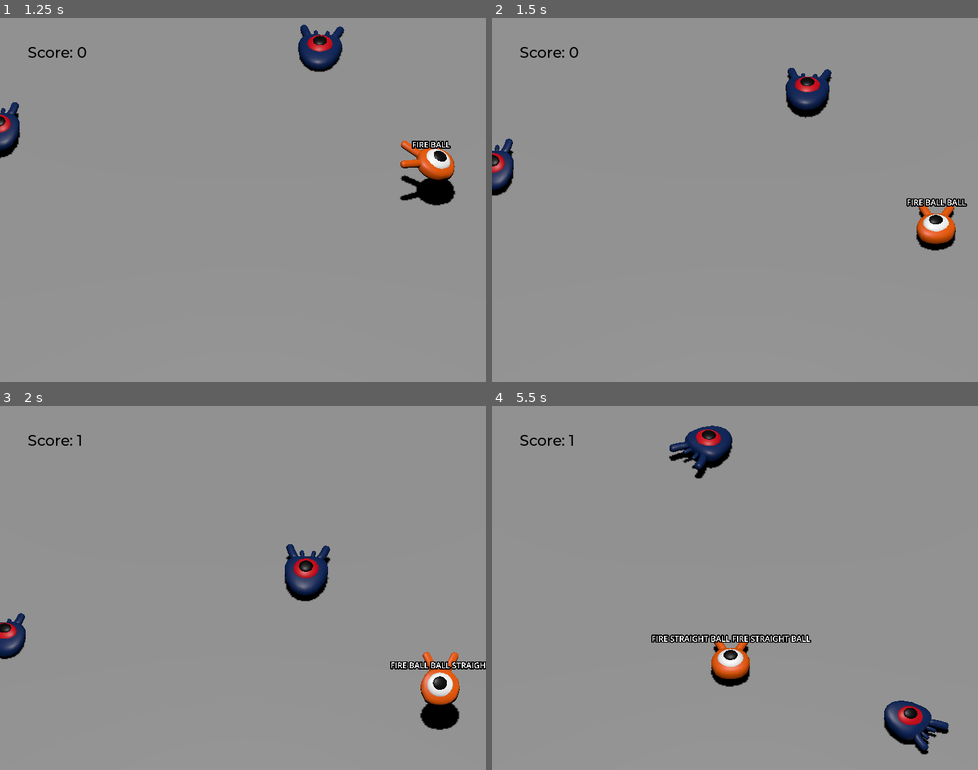
Above: before the commit, frames 1-4 (two rows, left to right).
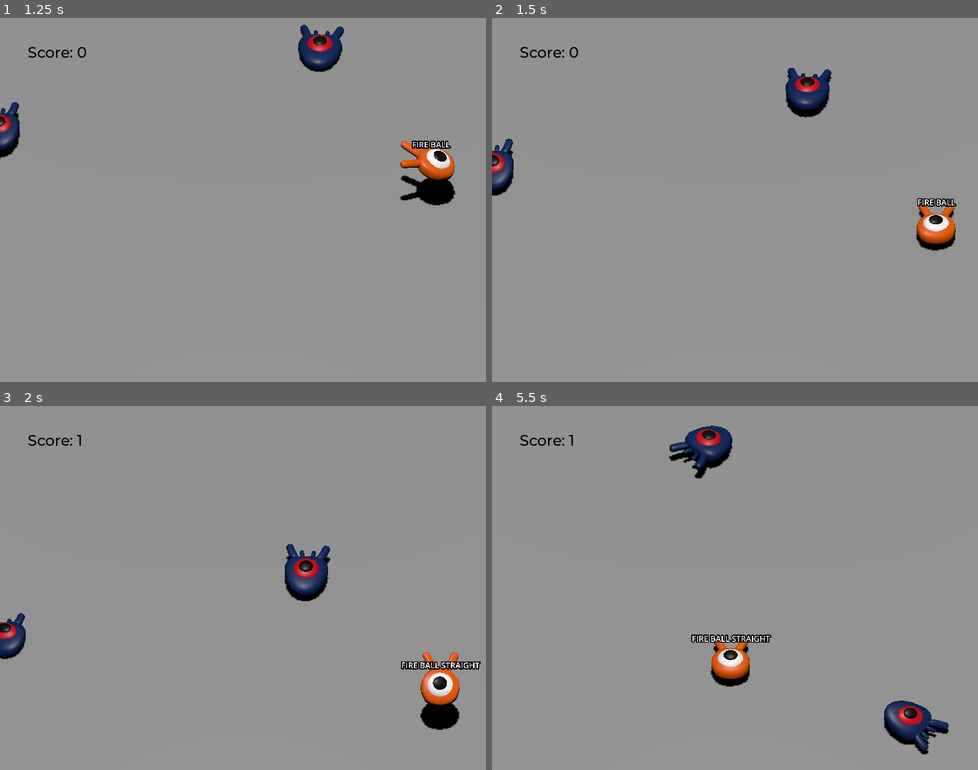
Above: after the commit, the same moments.

Repository: shmingusdingus/wizard-slop
Game: Godot game, scene res://main.tscn
The game is run twice, just before and just after one commit, with the same random seed, the same clock (stepped at 60 frames per second) and the same inputs.
Inputs:
- Up to frame 1 (1.25 s): hold D (move_right) from 0.53 s (still down); hold K (rune_element) from 0.53 s (still down); tap Space (jump) at 0.77 s; tap L (rune_form) at 0.8 s
- Up to frame 2 (1.5 s): release D (move_right) at 1.28 s; release K (rune_element) at 1.28 s; hold S (move_back) from 1.28 s (still down); tap L (rune_form) at 1.35 s
- Up to frame 3 (2 s): keep holding S (move_back); tap Space (jump) at 1.52 s; tap , (rune_motion) at 1.55 s
- Up to frame 4 (5.5 s): release S (move_back) at 2.03 s; hold D (move_right) 2.03-2.78 s; hold , (rune_motion) 2.03-2.78 s; tap K (rune_element) at 2.3, 4.55 s; hold W (move_forward) 2.78-3.53 s; tap J (rune_cast) at 2.85 s; tap Space (jump) at 3.02, 3.77, 4.52 s; tap L (rune_form) at 3.05, 4.35, 5.3 s; hold K (rune_element) 3.53-4.28 s; hold A (move_left) 3.53-5.03 s; tap , (rune_motion) at 3.8 s; hold S (move_back) from 5.03 s (still down); hold , (rune_motion) from 5.03 s (still down)

Frame 1 is identical in both runs. In frame 2, 0.2% of the frame differs, in the area x 85-98%, y 49-52%; in frame 3, 0.3%; in frame 4, 0.5%, in the area x 32-66%, y 62-66%.

Commit message:
Add basic grammar and spell strings

Diff:
--- a/player.gd
+++ b/player.gd
@@ -13,41 +13,114 @@
 # Vertical impulse applied to the character upon bouncing over a mob in
 # meters per second.
 @export var bounce_impulse = 16
-
 var target_velocity = Vector3.ZERO
 
 @onready var rune_label: Label3D = $RuneLabel
 
-var rune_buffer: Array[String] = []
-
+# Loaded rune resources
+const RUNE_FIRE := preload("res://spells/runes/elements/element_fire.tres")
+const RUNE_BALL := preload("res://spells/runes/forms/form_ball.tres")
+const RUNE_STRAIGHT := preload("res://spells/runes/motions/motion_straight.tres")
+
+# Current spell state (grammar-enforced)
+var element: Rune = null
+var form: Rune = null
+var motion: Rune = null
 
 func _ready():
-	rune_label.text = ""
+	_update_label()
 
 func _unhandled_input(event):
 	if event.is_action_pressed("rune_element"):
-		_add_rune("FIRE")
+		_try_add_rune(RUNE_FIRE)
 	elif event.is_action_pressed("rune_form"):
-		_add_rune("BALL")
+		_try_add_rune(RUNE_BALL)
 	elif event.is_action_pressed("rune_motion"):
-		_add_rune("STRAIGHT")
+		_try_add_rune(RUNE_STRAIGHT)
 	elif event.is_action_pressed("rune_cast"):
 		_cast_spell()
 
-func _add_rune(rune: String):
-	rune_buffer.append(rune)
-	rune_label.text = " ".join(rune_buffer)
+func _try_add_rune(rune: Rune) -> void:
+	match rune.rune_type:
+		Rune.RuneType.ELEMENT:
+			if element != null:
+				return
+			element = rune
+
+		Rune.RuneType.FORM:
+			if form != null:
+				return
+			form = rune
+
+		Rune.RuneType.MOTION:
+			if motion != null:
+				return
+			motion = rune
+
+	_update_label()
+
+func _update_label():
+	var parts: Array[String] = []
+
+	if element:
+		parts.append(element.display_name)
+	if form:
+		parts.append(form.display_name)
+	if motion:
+		parts.append(motion.display_name)
+
+	rune_label.text = " ".join(parts)
+
+func _is_spell_complete() -> bool:
+	return element != null and form != null and motion != null
+
+func _has_any_runes() -> bool:
+	return element != null or form != null or motion != null
 
 func _cast_spell():
-	if rune_buffer.is_empty():
+	if not _has_any_runes():
+		print("no runes")
 		return
 
-	await _pulse_label()
-
-	rune_buffer.clear()
-	rune_label.text = ""
-
-func _pulse_label() -> void:
+	if not _is_spell_complete():
+		print("incomplete")
+		await _fizzle_spell()
+		return
+
+	await _success_pulse()
+	_clear_spell()
+
+func _fizzle_spell():
+	await _fizzle_pulse()
+	_clear_spell()
+
+func _clear_spell():
+	element = null
+	form = null
+	motion = null
+	_update_label()
+
+func _fizzle_pulse() -> void:
+	var tween := create_tween()
+	tween.set_trans(Tween.TRANS_SINE)
+	tween.set_ease(Tween.EASE_OUT)
+
+	var original_scale := rune_label.scale
+	var shrink_scale := original_scale * 0.85
+
+	# Optional: dim color
+	var original_modulate := rune_label.modulate
+	var fizzle_color := Color(0.6, 0.6, 0.6, 1.0)
+
+	tween.tween_property(rune_label, "scale", shrink_scale, 0.08)
+	tween.parallel().tween_property(rune_label, "modulate", fizzle_color, 0.08)
+
+	tween.tween_property(rune_label, "scale", original_scale, 0.08)
+	tween.parallel().tween_property(rune_label, "modulate", original_modulate, 0.08)
+
+	await tween.finished
+
+func _success_pulse() -> void:
 	var tween := create_tween()
 	tween.set_trans(Tween.TRANS_SINE)
 	tween.set_ease(Tween.EASE_OUT)
--- /dev/null
+++ b/spells/rune.gd
@@ -0,0 +1,8 @@
+extends Resource
+class_name Rune
+
+enum RuneType { ELEMENT, FORM, MOTION }
+
+@export var id: String
+@export var display_name: String
+@export var rune_type: RuneType
--- /dev/null
+++ b/spells/runes/elements/element_fire.tres
@@ -0,0 +1,9 @@
+[gd_resource type="Resource" script_class="Rune" load_steps=2 format=3 uid="uid://dy1vbbivrlv43"]
+
+[ext_resource type="Script" uid="uid://b753cmk6q0ugk" path="res://spells/rune.gd" id="1_kbb8f"]
+
+[resource]
+script = ExtResource("1_kbb8f")
+id = "element_fire"
+display_name = "fire"
+metadata/_custom_type_script = "uid://b753cmk6q0ugk"
--- /dev/null
+++ b/spells/runes/forms/form_ball.tres
@@ -0,0 +1,10 @@
+[gd_resource type="Resource" script_class="Rune" load_steps=2 format=3 uid="uid://c44a7thue7gsm"]
+
+[ext_resource type="Script" uid="uid://b753cmk6q0ugk" path="res://spells/rune.gd" id="1_40en7"]
+
+[resource]
+script = ExtResource("1_40en7")
+id = "form_ball"
+display_name = "ball"
+rune_type = 1
+metadata/_custom_type_script = "uid://b753cmk6q0ugk"
--- /dev/null
+++ b/spells/runes/motions/motion_straight.tres
@@ -0,0 +1,10 @@
+[gd_resource type="Resource" script_class="Rune" load_steps=2 format=3 uid="uid://rs5jualouyh7"]
+
+[ext_resource type="Script" uid="uid://b753cmk6q0ugk" path="res://spells/rune.gd" id="1_q2y3v"]
+
+[resource]
+script = ExtResource("1_q2y3v")
+id = "motion_straight"
+display_name = "straight"
+rune_type = 2
+metadata/_custom_type_script = "uid://b753cmk6q0ugk"
--- /dev/null
+++ b/spells/spell.gd
@@ -0,0 +1,5 @@
+class_name Spell
+
+var element: Rune
+var form: Rune
+var motion: Rune
Not shown, added: spells/rune.gd.uid
Not shown, added: spells/spell.gd.uid
